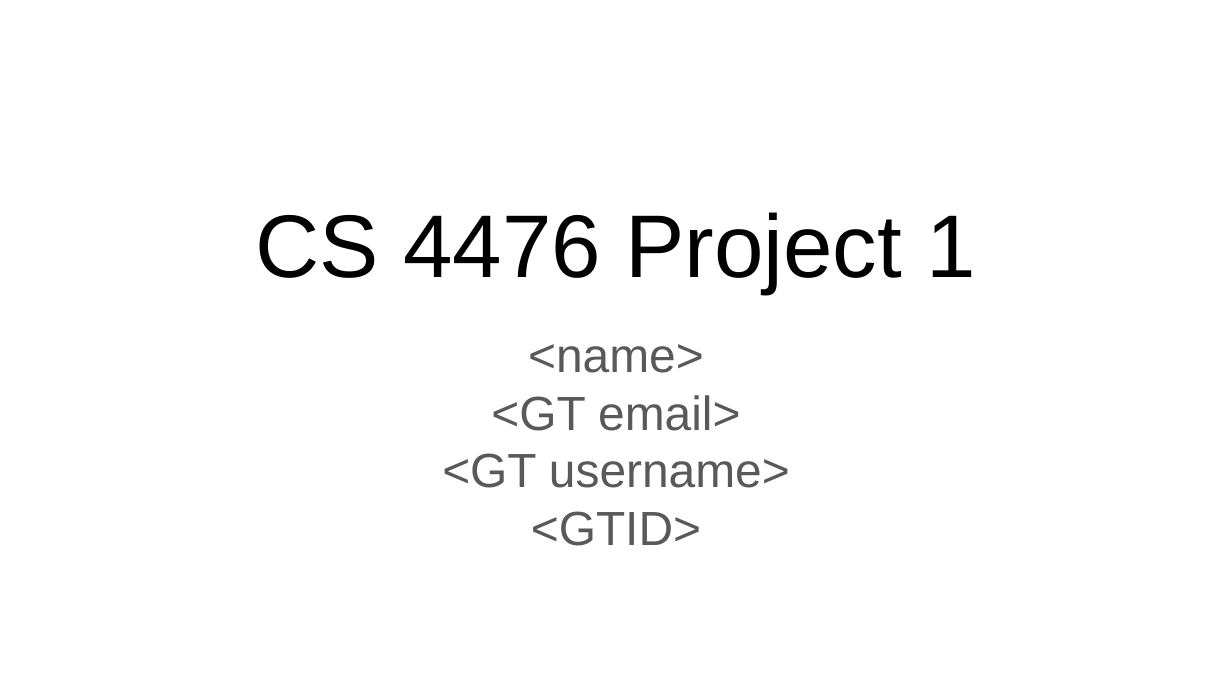
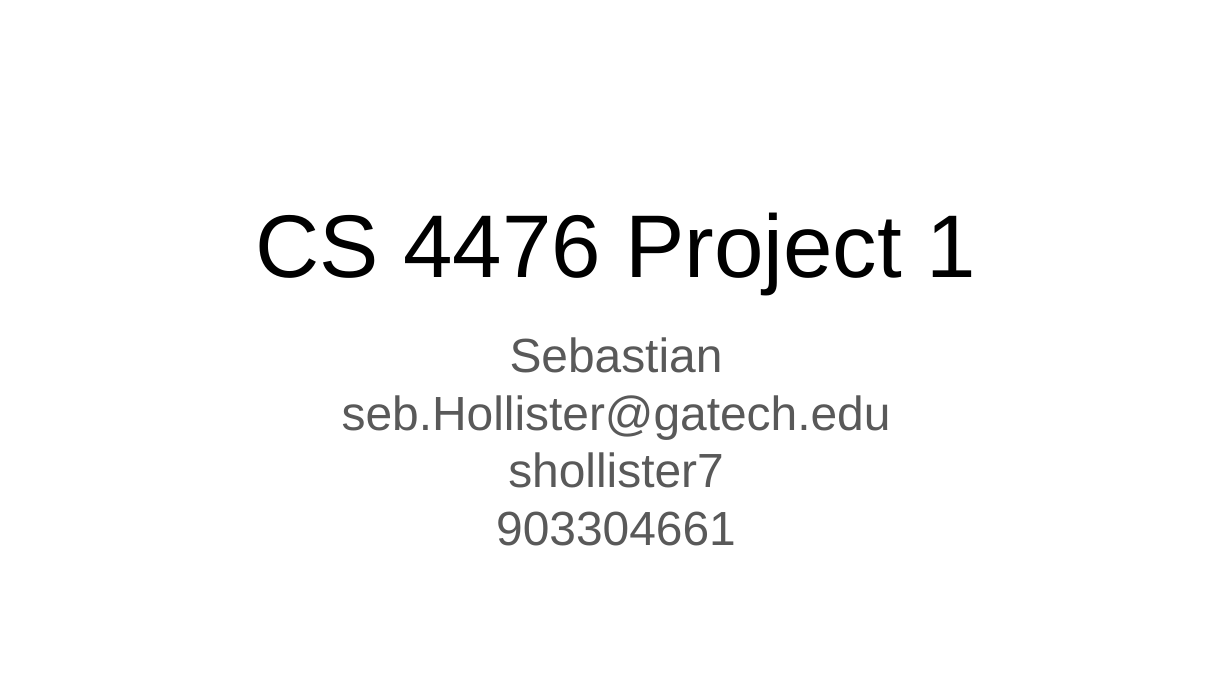
Before and after one commit to aten2001/Computer-Vision, a slide deck: slide 1 of computerVision/proj1_v2/proj1/report_template.pptx. Drawn at 1232x693 pixels with LibreOffice and Linux fonts; fonts in the diff are those of the drawing. Boxes give left, top, right and bottom in pixels: in the first picture for what was removed or moved away, otherwise in the second. Text is boxed around its words. In the diff, an @@ line names an element or a change of style, - is before the commit and + after.

Commit message:
our projects may not be done but our powerpoint isnt either

```diff
--- a/computerVision/proj1_v2/proj1/report_template.pptx
+++ b/computerVision/proj1_v2/proj1/report_template.pptx
@@ subtitle at (x1=342, y1=337, x2=891, y2=546): text changed @@
-<name>
-<GT email>
-<GT username>
-<GTID>
+Sebastian
+seb.Hollister@gatech.edu
+shollister7
+903304661
```
Also in this commit, not shown: 11 other slides changed, 3 other files.
